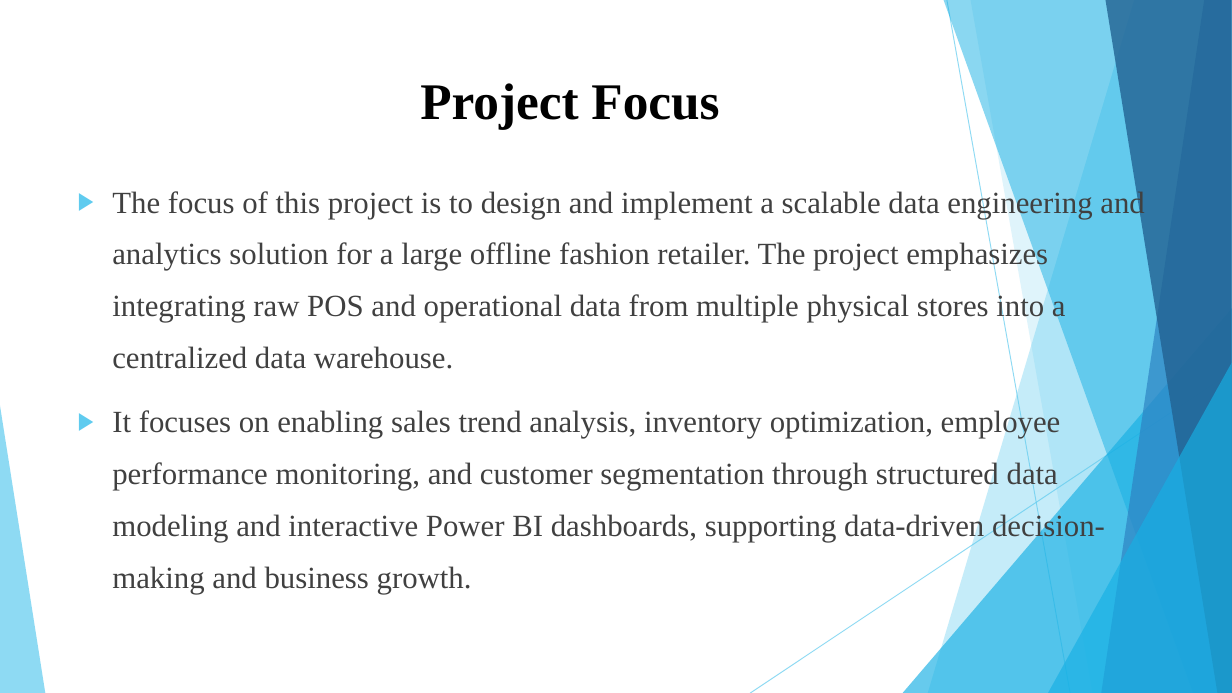
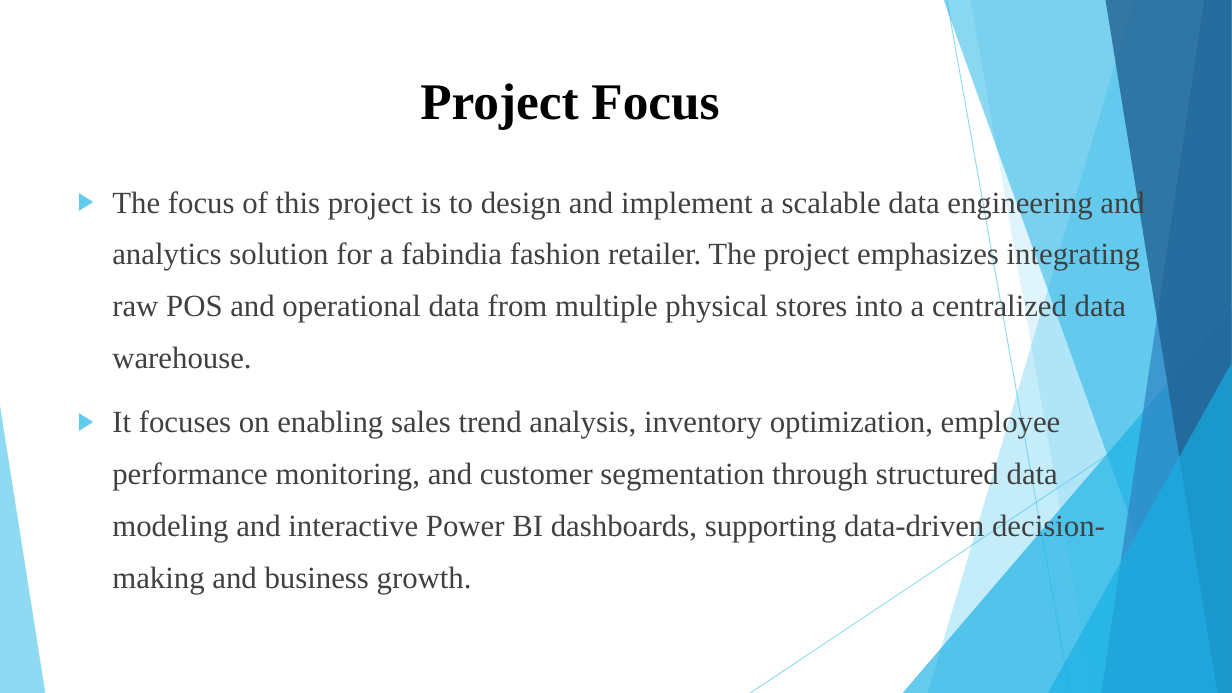
Before and after one commit to HemalaR/Smart-Analytics-For-Fashion-Sales, a slide deck: slide 4 of Smart Retail Analytics for Fashion Sales (1).pptx. Drawn at 1232x693 pixels with LibreOffice and Linux fonts; fonts in the diff are those of the drawing. Boxes give left, top, right and bottom in pixels: in the first picture for what was removed or moved away, otherwise in the second. Text is boxed around its words. In the diff, an @@ line names an element or a change of style, - is before the commit and + after.

```diff
--- a/Smart Retail Analytics for Fashion Sales (1).pptx
+++ b/Smart Retail Analytics for Fashion Sales (1).pptx
@@ text at [112,189,1144,369]: text changed @@
-▶ The focus of this project is to design and implement a scalable data engineering and analytics solution for a large offline fashion retailer. The project emphasizes integrating raw POS and operational data from multiple physical stores into a centralized data warehouse.
+▶ The focus of this project is to design and implement a scalable data engineering and analytics solution for a fabindia fashion retailer. The project emphasizes integrating raw POS and operational data from multiple physical stores into a centralized data warehouse.
```
Also in this commit, not shown: 3 other slides changed, 2 slides added, 2 slides removed, 3 other files.
